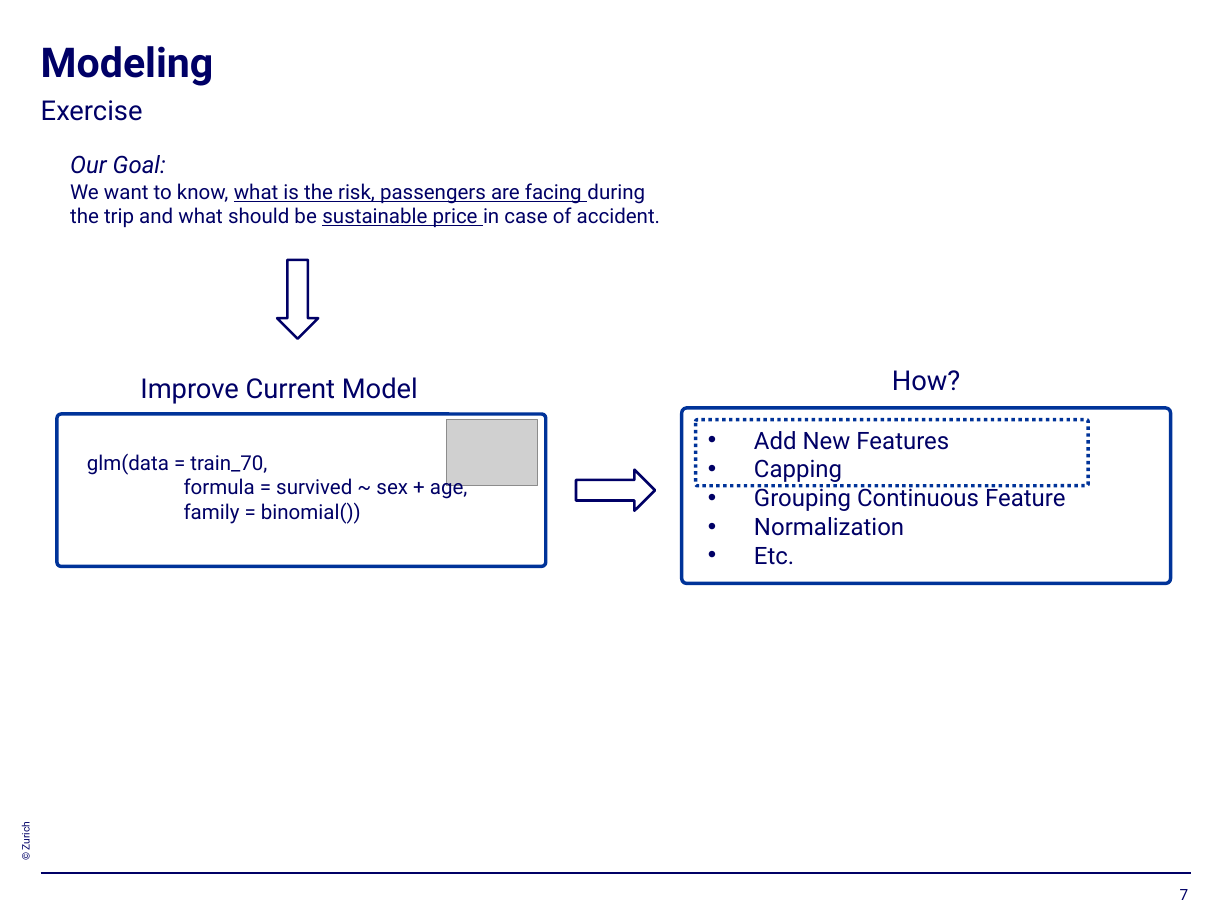
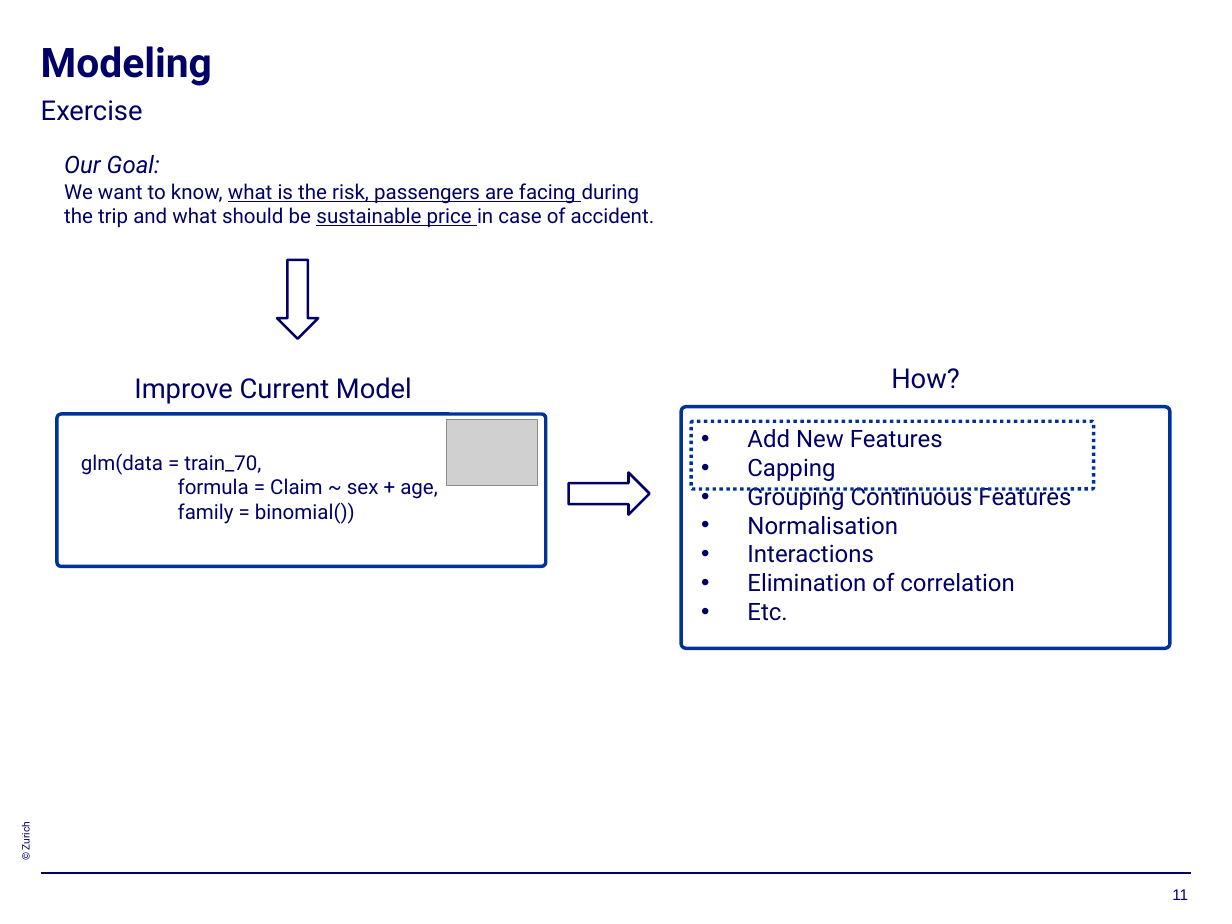
Before and after one commit to Gateux/titanic_euba, a slide deck: slide 11 of Titanic Exercise.pptx (slide 7 before the commit). Drawn at 1232x924 pixels with LibreOffice and Linux fonts; fonts in the diff are those of the drawing; grey boxes stand for pictures; background and template pictures are left out. Boxes give left, top, right and bottom in pixels: in the first picture for what was removed or moved away, otherwise in the second. Text is boxed around its words. In the diff, an @@ line names an element or a change of style, - is before the commit and + after.

```diff
--- a/Titanic Exercise.pptx
+++ b/Titanic Exercise.pptx
@@ title "Modeling" at <box>41,46,212,86</box>: size 24 to 23.8 pt @@
@@ text "Our Goal:": place and size @@
-text "Our Goal:" at <box>70,155,660,228</box>
+text "Our Goal:" at <box>64,155,654,228</box>
@@ text "Improve Current Model": place and size @@
-text "Improve Current Model" at <box>140,377,418,404</box>
+text "Improve Current Model" at <box>134,377,412,404</box>
@@ rounded rectangle: place and size @@
-rounded rectangle at <box>681,408,1170,583</box>
+rounded rectangle at <box>681,407,1170,648</box>
@@ rounded rectangle at <box>681,407,1170,648</box>: proportions changed @@
@@ rounded rectangle: place and size @@
-rounded rectangle at <box>696,420,1089,487</box>
+rounded rectangle at <box>691,421,1094,489</box>
@@ text at <box>178,478,438,499</box>: text changed @@
-formula = survived ~ sex + age,
+formula = Claim ~ sex + age,
@@ freeform shape added at <box>568,473,649,515</box>, outline #000066 1.5 pt @@
@@ down arrow removed at <box>576,470,655,511</box> @@
@@ text at <box>747,487,1071,592</box>: text changed @@
-• Grouping Continuous Feature
-• Normalization
+• Grouping Continuous Features
+• Normalisation
+• Interactions
+• Elimination of correlation
@@ page number added at <box>1172,889,1188,900</box>, 9 pt, text #000066 @@
+11
@@ page number removed at <box>1180,889,1189,900</box> @@
-7
```
Also in this commit, not shown: 9 other slides changed, 7 slides added, 4 slides removed, 10 other files.
